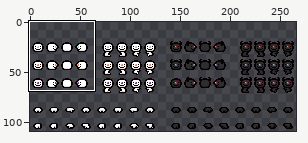
Edited in one commit: sprite sheet (resources/gfx/monsters/goon.png). Above, an overview of the earlier version with the close-up marked.
Close-up. Before:
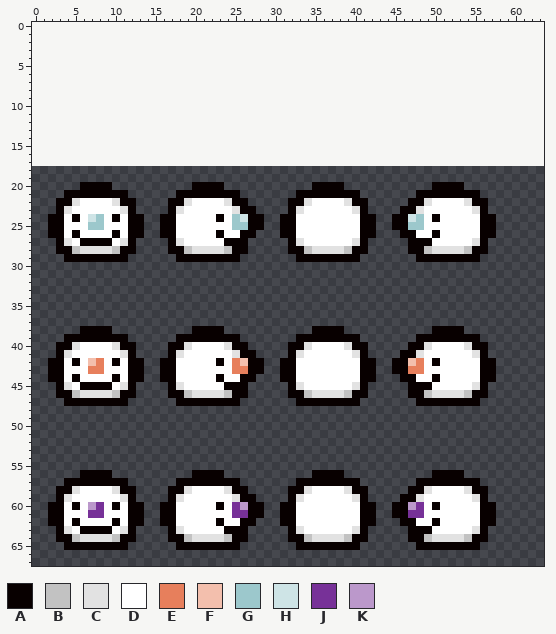
The file is 266x91 pixels. Shown: x 0..63, y 0..67. The old version is drawn lined up with the new one, on the new canvas. The commit also changed other parts of the picture, which this record leaves out.
Palette (. is transparent): A #080000  B #c2c2c2  C #e2e2e2  D #ffffff  E #e77f5c  F #f3bfad  G #9cc8cc  H #cee4e6  J #773198  K #bb98cb
New version:
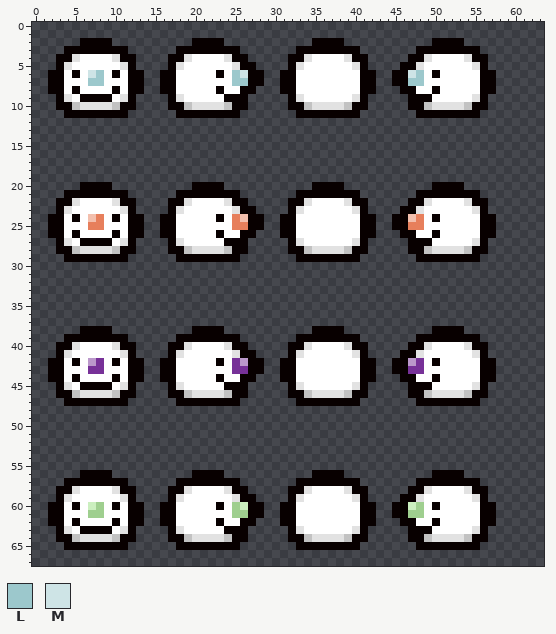
Colours new in this view: L #9cc8cc  M #cee4e6
Diff:
canvas 266x91 -> 266x109, the old top-left corner now at 0,18
colour E: #e77f5c -> #773198
colour F: #f3bfad -> #bb98cb
colour G: #9cc8cc -> #e77f5c
colour H: #cee4e6 -> #f3bfad
colour J: #773198 -> #9fcf8f
colour K: #bb98cb -> #cbefbf
Changed rows in their new state; - is a pixel that keeps its letter.
first column x 2:
 2 ----AAAA----------AAAA-----------AAAA-----------AAAA----
 3 --AAAAAAAA------AAAAAAAA-------AAAAAAAA-------AAAAAAAA--
 4 -AACDDDDCAA----AACDDDDCAA-----AACDDDDCAA-----AACDDDDCAA-
 5 -ACDDDDDDCA----ACDDDDDDCAA----ACDDDDDDCA----AACDDDDDDCA-
 6 AADADMLDADAA--AADDDDDADLMAA--AADDDDDDDDAA--AAMLDADDDDDAA
 7 AADDDLLDDDAA--AADDDDDDDLLAA--AADDDDDDDDAA--AALLDDDDDDDAA
 8 AADADDDDADAA--AADDDDDADDAA---AADDDDDDDDAA---AADDADDDDDAA
 9 -ACDAAAADCA----ACDDDDDAAA-----ACDDDDDDCA-----AAADDDDDCA-
10 -AABCCCCBAA----AABCCCCBAA-----AABCCCCBAA-----AABCCCCBAA-
11 --AAAAAAAA------AAAAAAAA-------AAAAAAAA-------AAAAAAAA--
